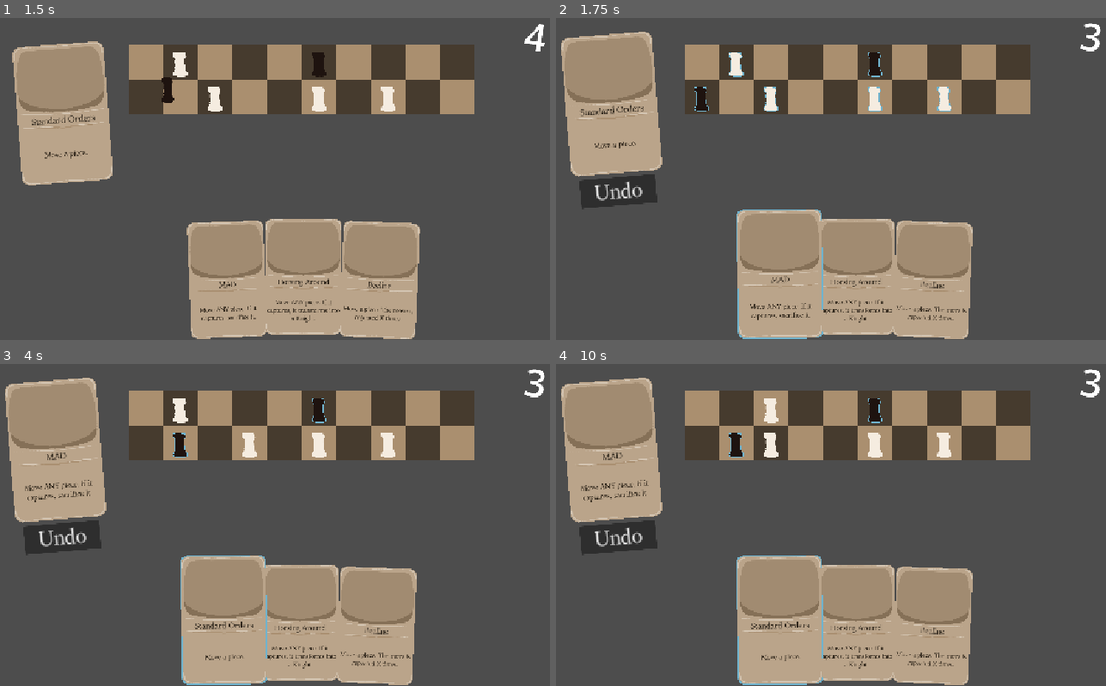
Above: before the commit, frames 1-4 (two rows, left to right).
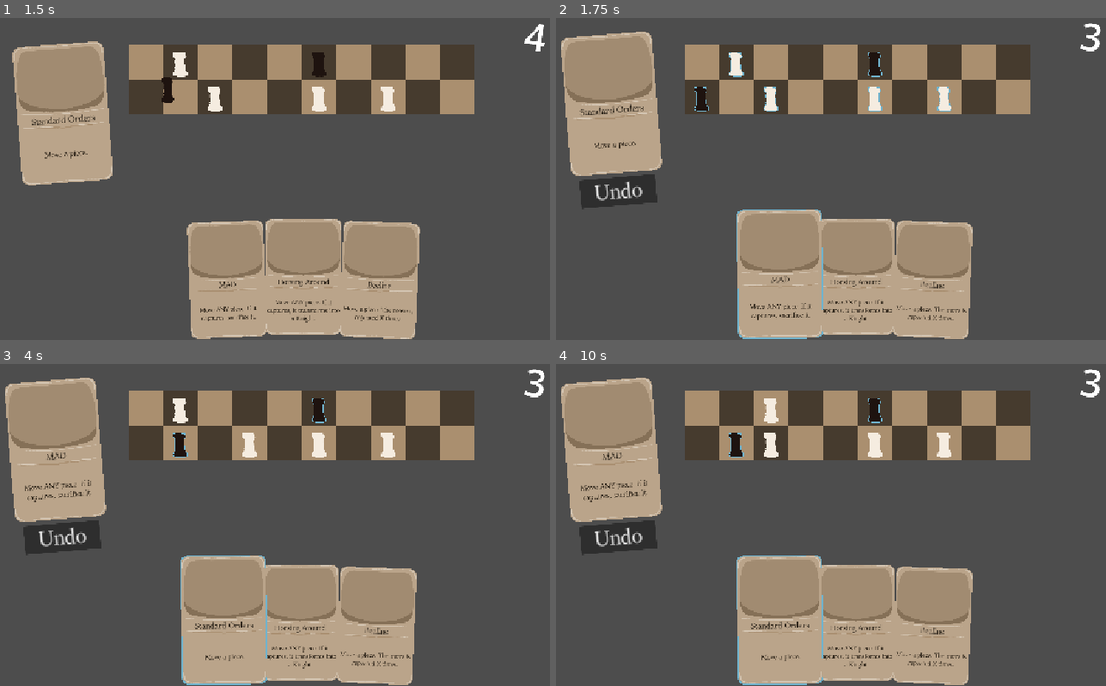
Above: after the commit, the same moments.

Repository: yourname3/gmtk-2026
Game: Godot game, scene res://levels/charge_lineup_variation1.tscn
Two runs of this game, one before a commit and one after it. Both use one fixed random seed, a clock stepped at 60 frames per second and the inputs below. This scene is started directly instead of the project's main scene.
Inputs (mouse positions are in pixels of both pictures, inside the frame that each line leads up to):
- Up to frame 1 (1.5 s): move the mouse to (181, 95) at 0.52 s; click (181, 95) at 0.6 s; tap Enter at 1.25 s; move the mouse to (143, 95) at 1.27 s; click (143, 95) at 1.35 s
- Up to frame 2 (1.75 s): no input
- Up to frame 3 (4 s): click "Undo" at 2 s; tap Space at 2.75 s; move the mouse to (214, 441) at 2.77 s; click (214, 441) at 2.85 s; tap Enter at 3.5 s; move the mouse to (247, 441) at 3.52 s; click (247, 441) at 3.6 s
- Up to frame 4 (10 s): click "Undo" at 4.25 s; tap Space at 5, 6.5 s; move the mouse to (875, 441) at 5.02 s; click (875, 441) at 5.1 s; tap Enter at 5.75 s; move the mouse to (946, 441) at 5.77 s; click (946, 441) at 5.85 s; move the mouse to (875, 409) at 6.52 s; click (875, 409) at 6.6 s; move the mouse to (803, 409) at 7.27 s; click (803, 409) at 7.35 s; click "Undo" at 8 s; move the mouse to (737, 409) at 8.77 s; click (737, 409) at 8.85 s; move the mouse to (770, 409) at 9.52 s; click (770, 409) at 9.6 s

Frame 1 is identical in both runs. In frame 2, 0.1% of the frame differs, in the area x 0-20%, y 4-50%; in frame 3, 0.3%; in frame 4, 0.3%.

Commit message:
new card ; bug fix

Diff:
--- a/board_highlighter/board_highlighter.gd
+++ b/board_highlighter/board_highlighter.gd
@@ -13,6 +13,7 @@
 
 static var select_state := SelectState.NONE
 static var select_filter: CardData.PieceFilter = CardData.PieceFilter.SAME_SIDE
+static var select_rank_filter: CardData.RankFilter = CardData.RankFilter.NONE
 # Integer id to determine if we're on the same select or not
 static var select_id := 0
 
--- a/card/card.gd
+++ b/card/card.gd
@@ -60,7 +60,7 @@
 	%Description.text = data.description
 
 func _update_pos() -> void:
-	if _state == State.DYING: return # no updates here
+	#if _state == State.DYING: return # no updates here
 
 	var tpos := target_position
 	var tscale := target_scale
@@ -75,7 +75,7 @@
 				trot = 0
 				z_index = 2
 
-		if _state == State.PLAYING:
+		if _state == State.PLAYING or _state == State.DYING:
 			tpos = get_parent().to_local(CardAnchor.instance.global_position)
 			tscale = 1.2 * Vector2.ONE
 			trot = -PI / 38
@@ -111,7 +111,7 @@
 
 	# Resolve each other step in the card...
 	await data.await_activation_full_resolve()
-	await data.perform_additional_steps(selected_piece)
+	await data.perform_additional_steps(selected_piece, get_tree())
 
 	_state = State.DYING
 	card_playing = false
--- a/card/card_data.gd
+++ b/card/card_data.gd
@@ -11,6 +11,12 @@
 	ANY,
 }
 
+enum RankFilter {
+	NONE,
+	MINOR,
+	MAJOR,
+}
+
 enum SpecialAbility {
 	None,
 	RepeatMove,
@@ -21,10 +27,12 @@
 	REPEAT_X,
 	REPEAT_TWO,
 	MOVE_TWICE_KILLER,
+	PAWNS_INTO_QUEENS,
 }
 
 @export var activation: Activate = Activate.PieceMove
 @export var piece_filter: PieceFilter = PieceFilter.SAME_SIDE
+@export var rank_filter: RankFilter = RankFilter.NONE
 @export var ability: SpecialAbility = SpecialAbility.None
 @export var name: String = "Card Name"
 @export var description: String = "Card description"
@@ -34,7 +42,7 @@
 	if activation == Activate.PieceMove:
 		await SignalBus.piece_moved
 
-func perform_additional_steps(selected_piece: Piece) -> void:
+func perform_additional_steps(selected_piece: Piece, tree: SceneTree) -> void:
 	match ability:
 		SpecialAbility.RepeatMove:
 			var piece = Piece.last_move_piece
@@ -78,3 +86,14 @@
 				var additional_moves: int = 1
 				for i in range(0, additional_moves):
 					await Piece.last_move_piece.move_this(true)
+		SpecialAbility.PAWNS_INTO_QUEENS:
+			Board.instance.kill_piece(selected_piece)
+			var todo: Array[Piece] = []
+			for piece: Piece in tree.get_nodes_in_group(&"Piece"):
+				if piece.type == Piece.Type.PAWN:
+					todo.append(piece)
+			for i in range(0, todo.size()):
+				if i == todo.size() - 1:
+					await todo[i].transform_into(Piece.Type.QUEEN)
+				else:
+					todo[i].transform_into(Piece.Type.QUEEN)
--- a/card/card_hand.gd
+++ b/card/card_hand.gd
@@ -30,6 +30,7 @@
 		BoardHighlighter.select_state = BoardHighlighter.SelectState.NONE
 
 	BoardHighlighter.select_filter = card.data.piece_filter
+	BoardHighlighter.select_rank_filter = card.data.rank_filter
 
 func arrange_cards() -> void:
 	const w: float = 384
--- /dev/null
+++ b/cards/sacrifice_into_pawns_queens.tres
@@ -0,0 +1,12 @@
+[gd_resource type="Resource" script_class="CardData" format=3 uid="uid://dvpmajg00ftlg"]
+
+[ext_resource type="Script" uid="uid://dfant1e3uq18d" path="res://card/card_data.gd" id="1_aeqfn"]
+
+[resource]
+script = ExtResource("1_aeqfn")
+activation = 1
+rank_filter = 2
+ability = 9
+name = "Revolution"
+description = "Sacrifice a major piece. Transform ALL Pawns into Queens."
+metadata/_custom_type_script = "uid://dfant1e3uq18d"
--- /dev/null
+++ b/levels/level_pawnqueen1.tscn
@@ -0,0 +1,17 @@
+[gd_scene format=3 uid="uid://bef0yly2ol35p"]
+
+[ext_resource type="PackedScene" uid="uid://1bape5xetsht" path="res://level_base.tscn" id="1_g6gwb"]
+[ext_resource type="PackedScene" uid="uid://c2kifjh1wo0y5" path="res://piece/piece.tscn" id="2_iqc87"]
+[ext_resource type="Script" uid="uid://dfant1e3uq18d" path="res://card/card_data.gd" id="3_dwgh0"]
+[ext_resource type="Resource" uid="uid://dvpmajg00ftlg" path="res://cards/sacrifice_into_pawns_queens.tres" id="4_8qtyv"]
+[ext_resource type="Resource" uid="uid://caqlqi7aenrmf" path="res://cards/move.tres" id="5_5nga8"]
+[ext_resource type="Resource" uid="uid://bpt24de36uqyt" path="res://cards/transform_any_rook.tres" id="6_8qtyv"]
+
+[node name="Level" unique_id=1114344541 instance=ExtResource("1_g6gwb")]
+
+[node name="Piece2" parent="." index="2" unique_id=89405100 instance=ExtResource("2_iqc87")]
+position = Vector2(256, 0)
+type = 1
+
+[node name="CardHand" parent="CanvasLayer/Control" parent_id_path=PackedInt32Array(746026494) index="0" unique_id=850826435]
+cards = Array[ExtResource("3_dwgh0")]([ExtResource("4_8qtyv"), ExtResource("5_5nga8"), ExtResource("6_8qtyv")])
--- a/piece/piece.gd
+++ b/piece/piece.gd
@@ -275,13 +275,24 @@
 	hide()
 	#queue_free()
 
-func is_selectable() -> bool:
+func is_selectable_side() -> bool:
 	match BoardHighlighter.instance.select_filter:
 		CardData.PieceFilter.SAME_SIDE:
 			return is_black
 		CardData.PieceFilter.ANY:
 			return true
 	return false
+func is_selectable_rank() -> bool:
+	match BoardHighlighter.instance.select_rank_filter:
+		CardData.RankFilter.MINOR:
+			return (type == Type.BISHOP) or (type == Type.KNIGHT)
+		CardData.RankFilter.MAJOR:
+			return (type == Type.ROOK) or (type == Type.QUEEN)
+		CardData.RankFilter.NONE:
+			return true
+	return false
+func is_selectable() -> bool:
+	return is_selectable_side() and is_selectable_rank()
 
 func _input_event(viewport: Viewport, event: InputEvent, shape_idx: int) -> void:
 	if Engine.is_editor_hint(): return
